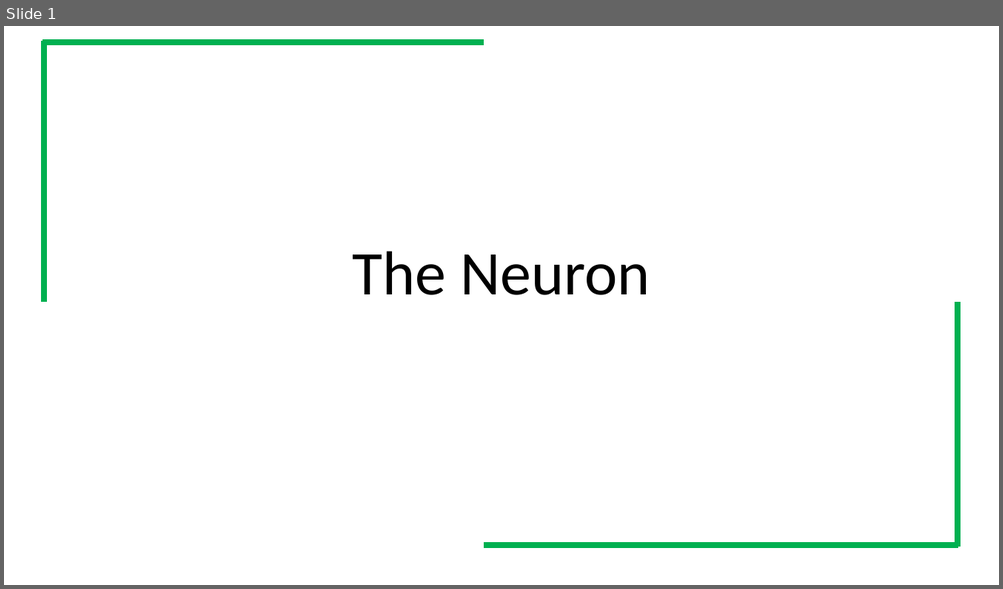
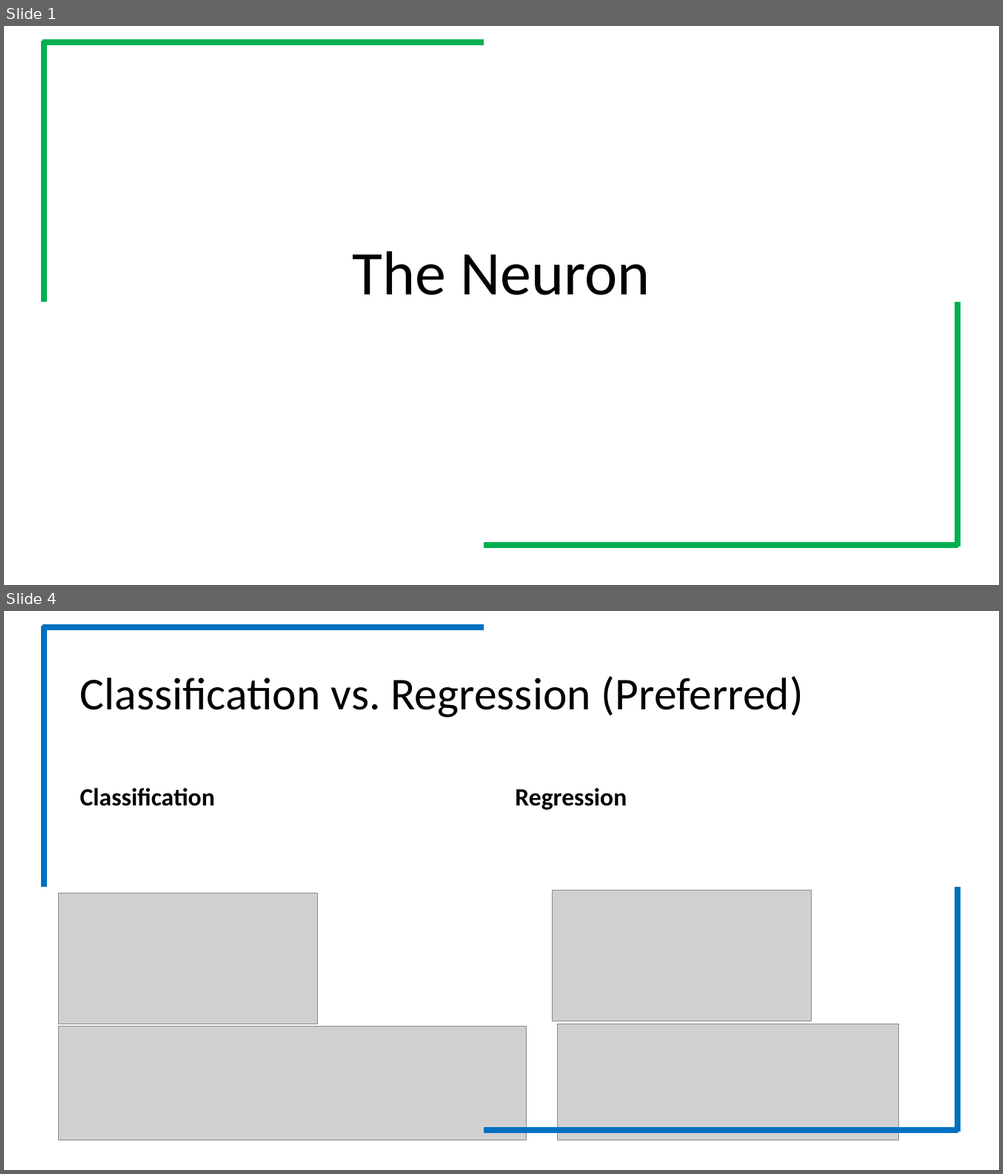
Before and after one commit to rkumar-bengaluru/data-science, a slide deck: 18-NLP/09-Neuron/neuron.pptx. Shown one above the other, each under a label of ours: slide 1 before the commit, slides 1 and 4 after it; the slides between them are not shown. The pictures are 1003x589 and 1003x1174 pixels, drawn with LibreOffice and Linux fonts; fonts in the diff are those of the drawing; grey boxes stand for pictures. Boxes give left, top, right and bottom in pixels: in the first picture for what was removed or moved away, otherwise in the second. Text is boxed around its words. In the diff, an @@ line names an element or a change of style, - is before the commit and + after.

```diff
--- a/18-NLP/09-Neuron/neuron.pptx
+++ b/18-NLP/09-Neuron/neuron.pptx
@@ slide 4 added at (4, 611, 999, 1170), background #FFFFFF @@
@@ title added at (80, 676, 803, 718), 44 pt, text #000000 @@
+Classification vs. Regression (Preferred)
@@ text added at (80, 788, 215, 806), 24 pt, text #000000, bold @@
+Classification
@@ text added at (515, 788, 626, 810), 24 pt, text #000000, bold @@
+Regression
@@ picture added at (59, 893, 318, 1024) @@
@@ picture added at (552, 890, 811, 1021) @@
@@ group added at (42, 626, 959, 1132): 4 lines @@
@@ picture added at (59, 1027, 526, 1141) @@
@@ picture added at (558, 1025, 899, 1141) @@
```
Also in this commit, not shown: 2 other slides added, 10 other files.
